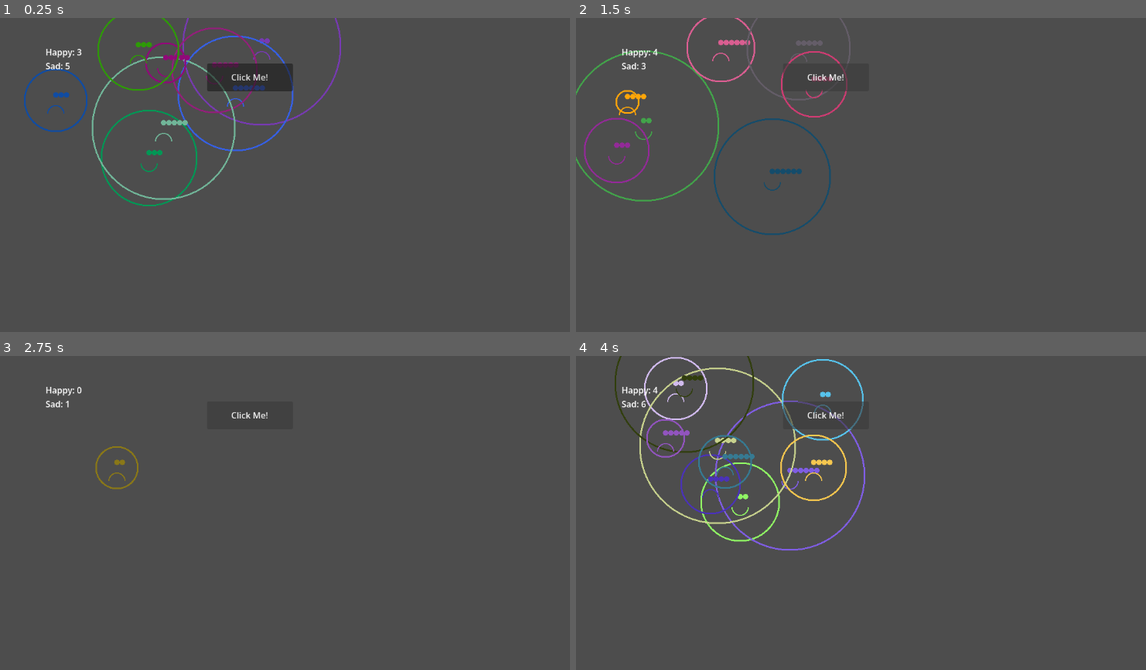
Above: before the commit, frames 1-4 (two rows, left to right).
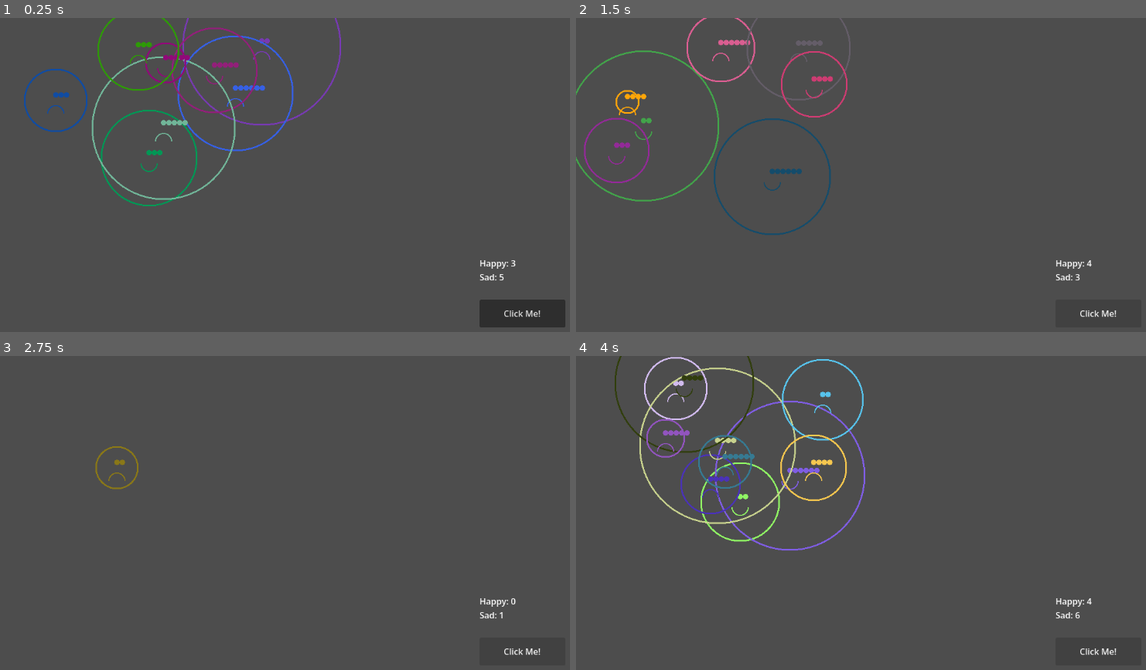
Above: after the commit, the same moments.

Repository: viidsn/CC_LabTest
Game: Godot game, scene res://main_scene.tscn
Same seed, same stepped clock (60 frames per second), same inputs: the game is played once before the commit and once after it.
Inputs:
- Up to frame 1 (0.25 s): no input
- Up to frame 2 (1.5 s): click "Click Me!" at 0.5 s; click "Click Me!" at 1.25 s
- Up to frame 3 (2.75 s): click "Click Me!" at 2 s
- Up to frame 4 (4 s): tap Enter at 2.75 s; tap Space at 3.5 s

The runs differ from the first frame. In frame 1, 2.8% of the frame differs, in the area x 8-100%, y 9-99%; in frame 2, 0.5%; in frame 3, 0.4%; in frame 4, 0.6%.

Commit message:
changed script, moved button and labels for more convenience

Diff:
--- a/main_scene.gd
+++ b/main_scene.gd
@@ -51,9 +51,6 @@
 			draw_arc(face["pos"] + Vector2(0, 10),15,0,PI,32,face["color"],2)
 		else:
 			draw_arc(face["pos"] + Vector2(0, 25),15,PI,TAU,32,face["color"],2)
-# Called every frame. 'delta' is the elapsed time since the previous frame.
-func _process(delta):
-	pass
 
 func _on_button_pressed():
 	generate_faces()
--- a/main_scene.tscn
+++ b/main_scene.tscn
@@ -6,22 +6,22 @@
 script = ExtResource("1_0f027")
 
 [node name="Button" type="Button" parent="." unique_id=462518291]
-offset_left = 386.0
-offset_top = 85.0
-offset_right = 546.0
-offset_bottom = 137.0
+offset_left = 894.0
+offset_top = 527.0
+offset_right = 1054.0
+offset_bottom = 579.0
 text = "Click Me!"
 
 [node name="HappyLabel" type="Label" parent="." unique_id=942262560]
-offset_left = 85.0
-offset_top = 52.0
-offset_right = 140.0
-offset_bottom = 75.0
+offset_left = 894.0
+offset_top = 447.0
+offset_right = 949.0
+offset_bottom = 470.0
 
 [node name="SadLabel" type="Label" parent="." unique_id=220356597]
-offset_left = 85.0
-offset_top = 78.0
-offset_right = 125.0
-offset_bottom = 101.0
+offset_left = 894.0
+offset_top = 473.0
+offset_right = 934.0
+offset_bottom = 496.0
 
 [connection signal="pressed" from="Button" to="." method="_on_button_pressed"]
